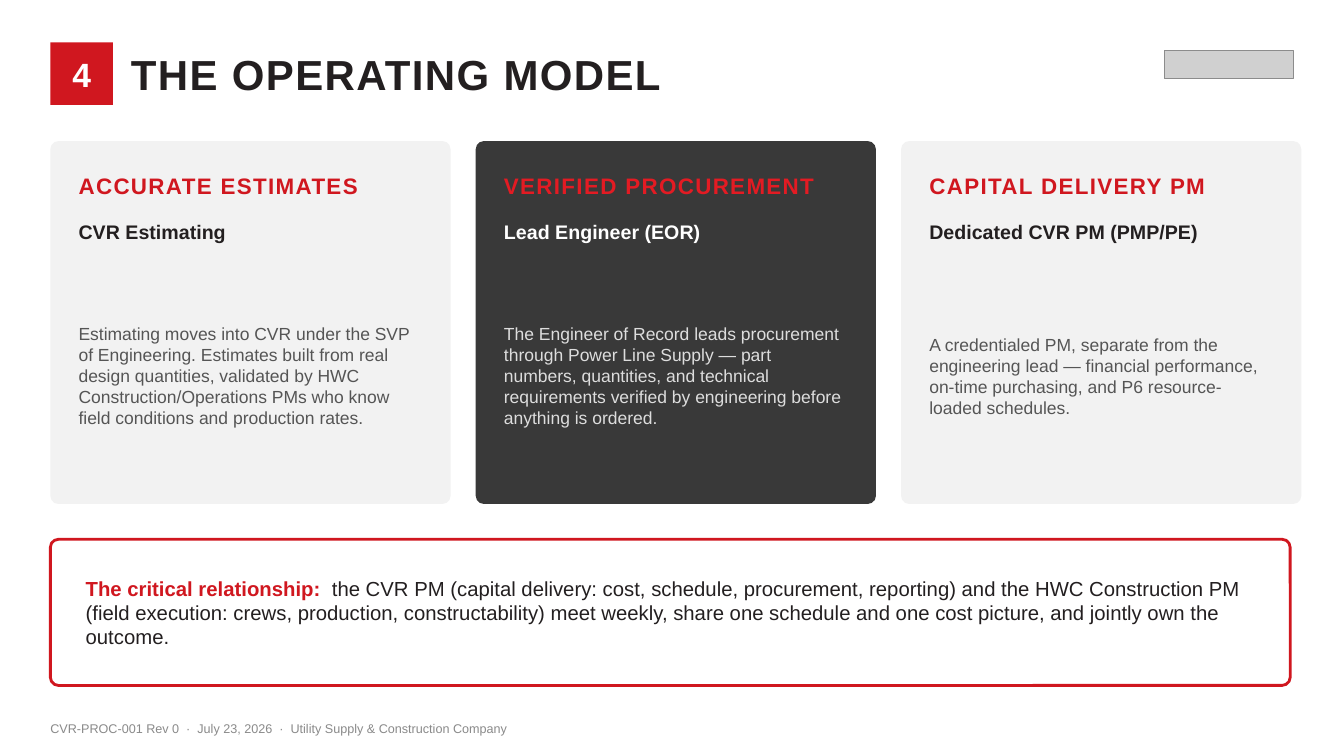
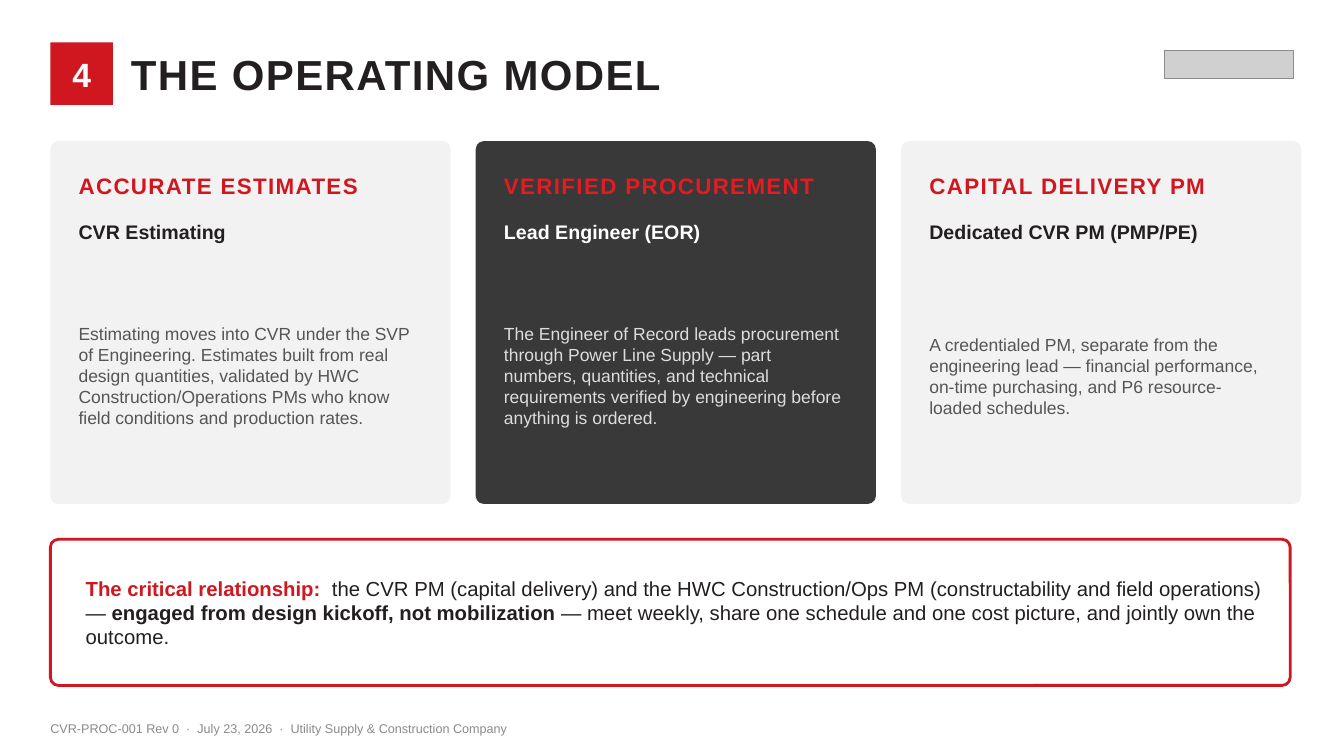
Before and after one commit to codlingjim-debug/Codling-Todo, a slide deck: slide 5 of processes/USC-CVR-Integrated-Capital-Delivery-Process.pptx. Drawn at 1344x756 pixels with LibreOffice and Linux fonts; fonts in the diff are those of the drawing; grey boxes stand for pictures. Boxes give left, top, right and bottom in pixels: in the first picture for what was removed or moved away, otherwise in the second. Text is boxed around its words. In the diff, an @@ line names an element or a change of style, - is before the commit and + after.

```diff
--- a/processes/USC-CVR-Integrated-Capital-Delivery-Process.pptx
+++ b/processes/USC-CVR-Integrated-Capital-Delivery-Process.pptx
@@ text at [86,581,1261,645]: text changed @@
-The critical relationship: the CVR PM (capital delivery: cost, schedule, procurement, reporting) and the HWC Construction PM (field execution: crews, production, constructability) meet weekly, share one schedule and one cost picture, and jointly own the outcome.
+The critical relationship: the CVR PM (capital delivery) and the HWC Construction/Ops PM (constructability and field operations) — engaged from design kickoff, not mobilization — meet weekly, share one schedule and one cost picture, and jointly own the outcome.
```
Also in this commit, not shown: 1 other slide changed, 3 other files.
